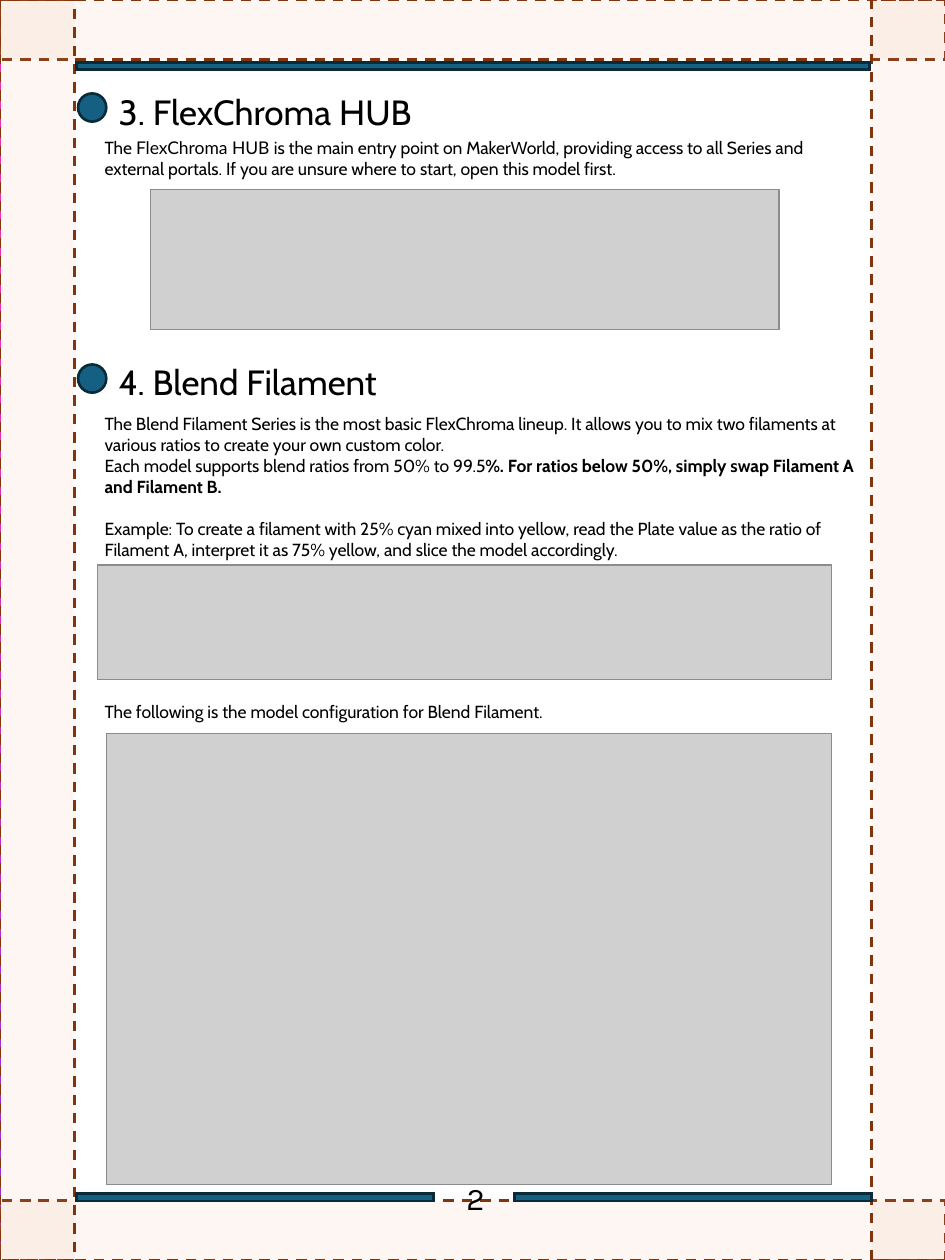
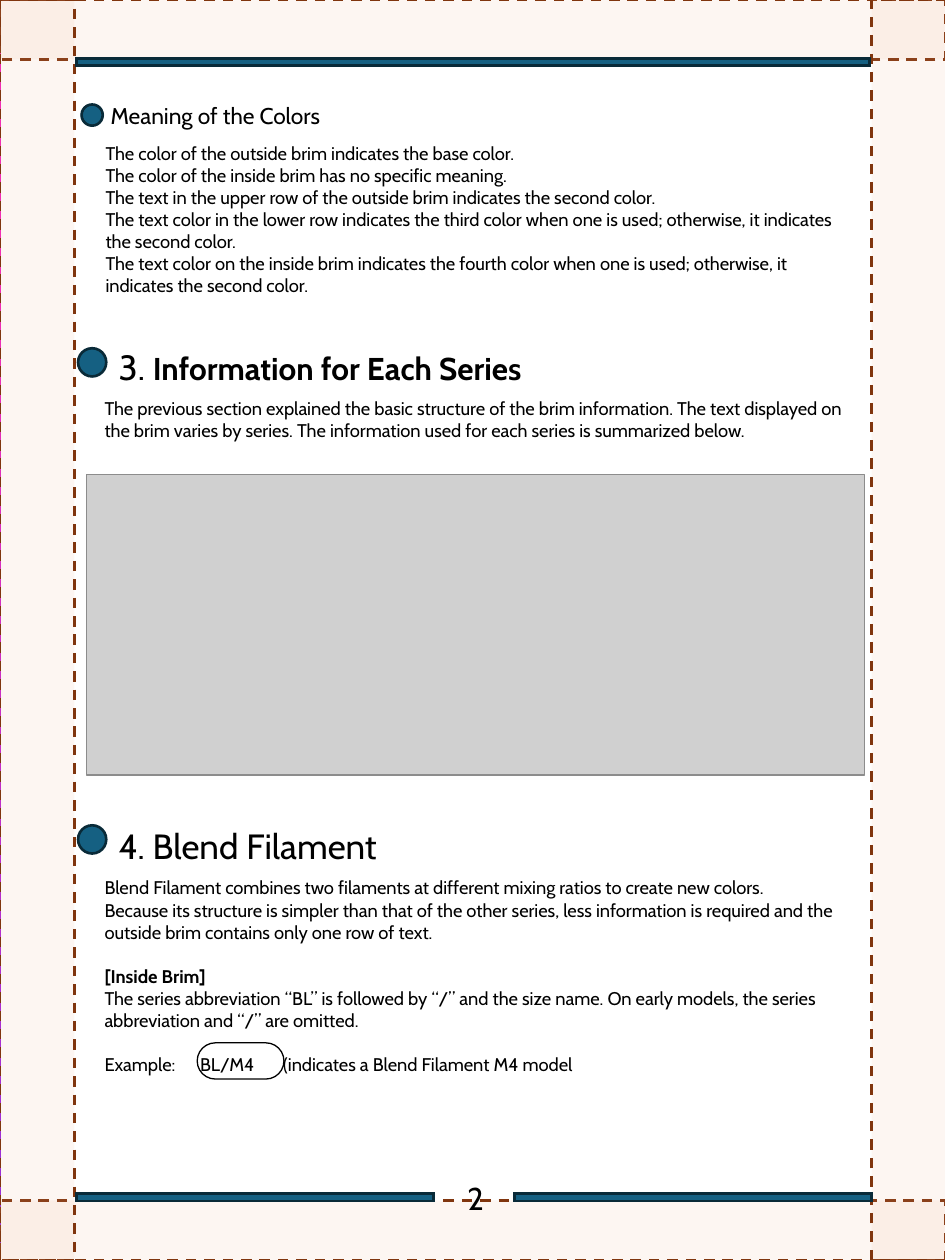
Before and after one commit to FlexChromaHQ/FlexChroma, a slide deck: slide 3 of Documents/Original/FlexChroam_Brim_Information_Guide-EN.pptx. Drawn at 945x1260 pixels with LibreOffice and Linux fonts; fonts in the diff are those of the drawing; grey boxes stand for pictures. Boxes give left, top, right and bottom in pixels: in the first picture for what was removed or moved away, otherwise in the second. Text is boxed around its words. In the diff, an @@ line names an element or a change of style, - is before the commit and + after.

```diff
--- a/Documents/Original/FlexChroam_Brim_Information_Guide-EN.pptx
+++ b/Documents/Original/FlexChroam_Brim_Information_Guide-EN.pptx
@@ rectangle: place and size @@
-rectangle at [77,62,871,69]
+rectangle at [77,58,871,66]
@@ ellipse added at [82,105,103,126], fill #156082, outline #092A39 1.5 pt @@
@@ text added at [106,107,832,293], 10.5 pt, text #000000 @@
+Meaning of the Colors
+The color of the outside brim indicates the base color.
+The color of the inside brim has no specific meaning.
+The text in the upper row of the outside brim indicates the second color.
+The text color in the lower row indicates the third color when one is used; otherwise, it indicates the second color.
+The text color on the inside brim indicates the fourth color when one is used; otherwise, it indicates the second color.
@@ picture removed at [150,189,779,329] @@
@@ ellipse: place and size @@
-ellipse at [78,93,106,121]
+ellipse at [78,348,106,375]
@@ text at [119,355,521,381]: text changed; size 20 to 18 pt; bold on @@
-3. FlexChroma HUB
+3. Information for Each Series
@@ text at [105,401,841,442]: text changed; size 10 to 10.5 pt @@
-The FlexChroma HUB is the main entry point on MakerWorld, providing access to all Series and external portals. If you are unsure where to start, open this model first.
+The previous section explained the basic structure of the brim information. The text displayed on the brim varies by series. The information used for each series is summarized below.
@@ picture added at [87,475,866,775] @@
@@ picture removed at [98,564,832,679] @@
@@ text removed at [105,705,542,723] @@
-The following is the model configuration for Blend Filament.
@@ picture removed at [106,733,832,1184] @@
@@ ellipse: place and size @@
-ellipse at [78,364,106,392]
+ellipse at [78,825,106,853]
@@ text "4. Blend Filament": place and size @@
-text "4. Blend Filament" at [119,368,376,396]
+text "4. Blend Filament" at [119,832,376,860]
@@ text at [105,880,832,1075]: text changed; size 10 to 10.5 pt @@
-The Blend Filament Series is the most basic FlexChroma lineup. It allows you to mix two filaments at various ratios to create your own custom color.
-Each model supports blend ratios from 50% to 99.5%. For ratios below 50%, simply swap Filament A and Filament B.
-Example: To create a filament with 25% cyan mixed into yellow, read the Plate value as the ratio of Filament A, interpret it as 75% yellow, and slice the model accordingly.
+Blend Filament combines two filaments at different mixing ratios to create new colors.
+Because its structure is simpler than that of the other series, less information is required and the outside brim contains only one row of text.
+[Inside Brim]
+The series abbreviation “BL” is followed by “/” and the size name. On early models, the series abbreviation and “/” are omitted.
+Example: BL/M4 (indicates a Blend Filament M4 model
@@ rounded rectangle added at [197,1043,284,1080], outline #000000 0.75 pt @@
@@ text "2" at [467,1187,484,1210]: font Karla to Cabin @@
```
Also in this commit, not shown: 4 other slides changed, 6 slides added, 2 slides removed, 2 other files.
